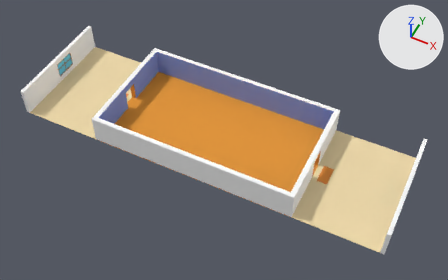
Before and after pictures for a commit that changed the Blender file iggj19-game/Assets/Models/Wohnungsmodul-mit-Fenster.blend.
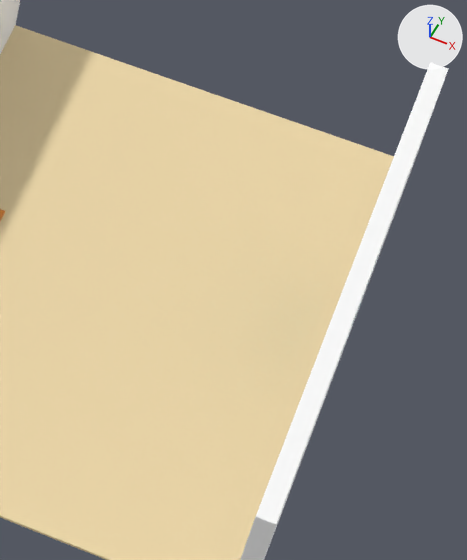
The first picture shows the older version from a camera (50 mm lens) standing at (4.16, -7.98, 9.89) and looking at (0.24, -0.15, 0.1). The close-ups show both versions on the part from 74% to 96% of the width and 45% to 87% of the height of that picture; other places that the commit changed are outside them. Lighting does not change. The marker at upper right points along +X, +Y and +Z.

Names of what the first close-up shows: 'Flur', 'Wohnung'.
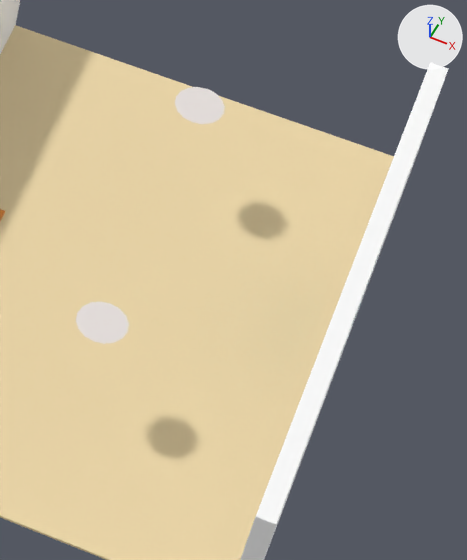
What differs and where, as boxes [x1, y1, x2, y2] in the close-ups (467 x 560 px):
'Sphere.003', added: after [76, 301, 129, 344]
'Sphere.002', added: after [175, 87, 225, 124]

Edits to the bpy script that builds the scene:
```text
Add mat_light:
    mat_light = diffuse_material('light')
    mat_light.base_color = (0.8, 0.748, 0.726)  # white #e7e0dd
Add me_sphere_002:
    me_sphere_002.from_pydata(...)  # 65 vertices, 65 faces; spans x -0.103..0.103, y -0.103..0.103, z -0.024..0.0
    me_sphere_002.materials.append(mat_light)  # white #e7e0dd
Add ob_sphere_002:
    ob_sphere_002 = bpy.data.objects.new('Sphere.002', me_sphere_002)
    ob_sphere_002.location = (3.214, 0.59, 0.632)
Add ob_sphere_003:
    ob_sphere_003 = bpy.data.objects.new('Sphere.003', me_sphere_002.copy())
    ob_sphere_003.location = (3.214, -0.671, 0.632)
```
